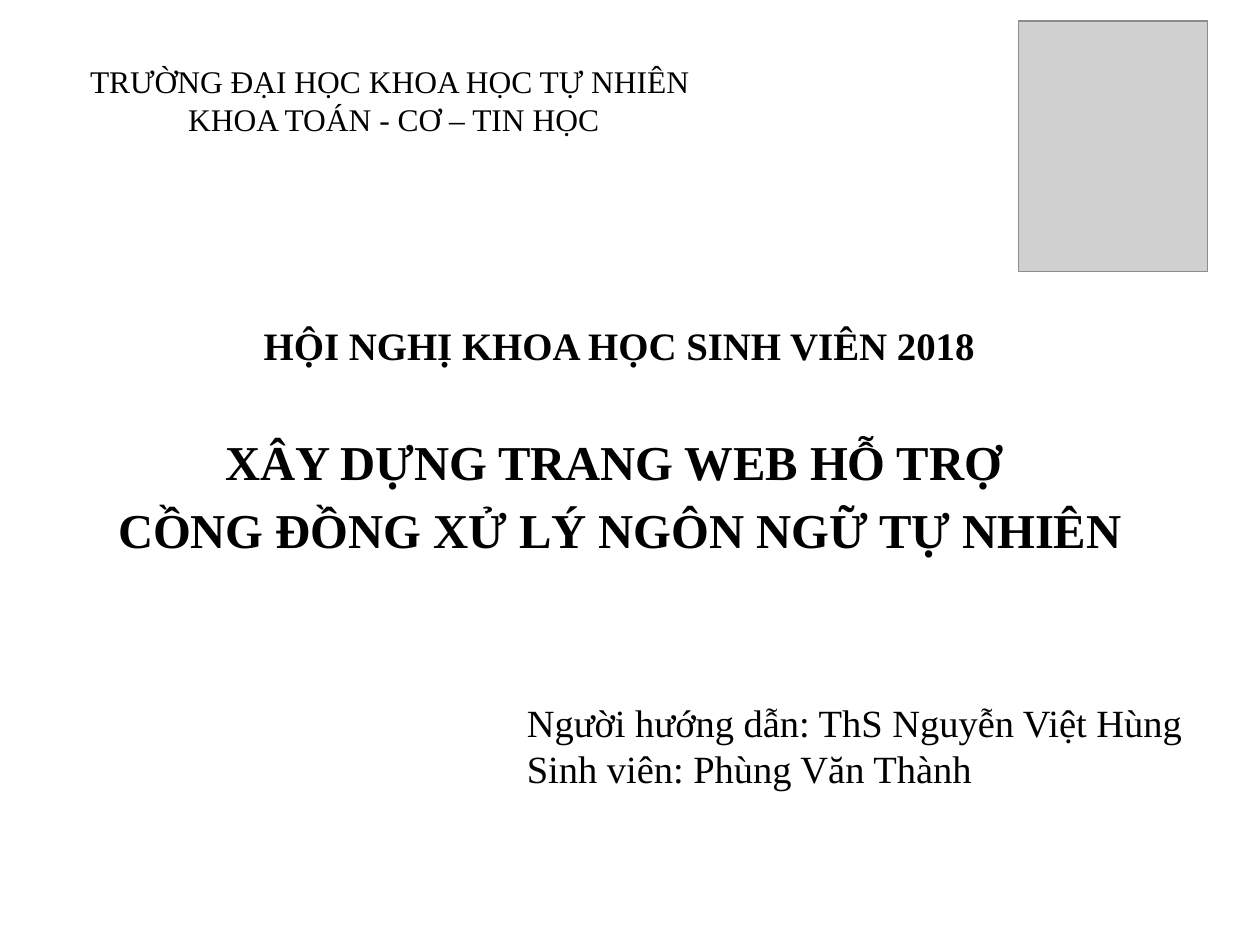
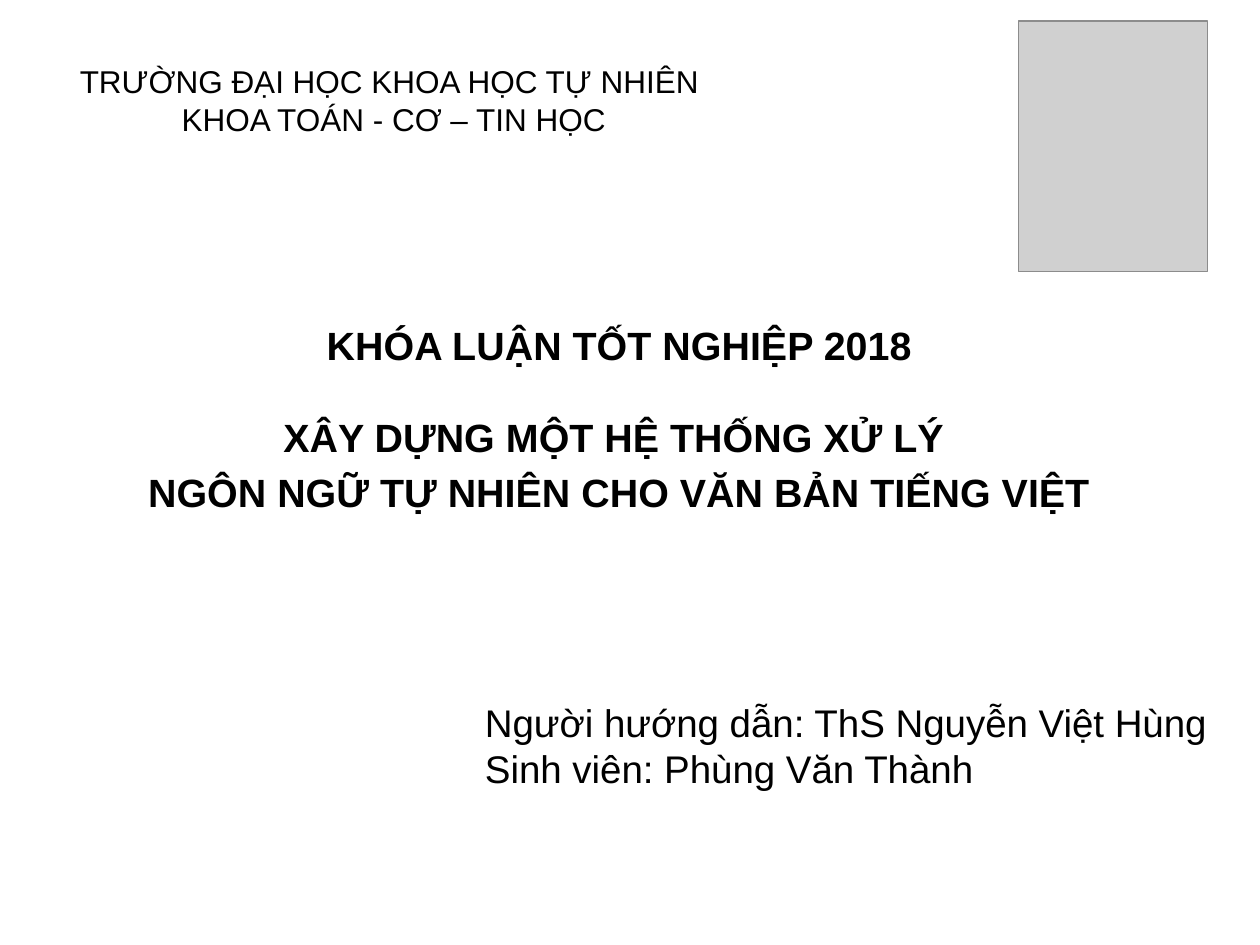
Before and after one commit to PVT961996/Web_VNLP, a slide deck: slide 1 of Khoaluan_doc/Bao_cao_khoa_hoc.pptx. Drawn at 1260x945 pixels with LibreOffice and Linux fonts; fonts in the diff are those of the drawing; grey boxes stand for pictures; background and template pictures are left out. Boxes give left, top, right and bottom in pixels: in the first picture for what was removed or moved away, otherwise in the second. Text is boxed around its words. In the diff, an @@ line names an element or a change of style, - is before the commit and + after.

```diff
--- a/Khoaluan_doc/Bao_cao_khoa_hoc.pptx
+++ b/Khoaluan_doc/Bao_cao_khoa_hoc.pptx
@@ title "TRƯỜNG ĐẠI HỌC KHOA HỌC ..." at <box>80,68,699,136</box>: font Times New Roman to Arial @@
@@ subtitle at <box>148,329,1090,514</box>: text changed; size 27.8 to 22.5 pt; font Times New Roman to Arial @@
-HỘI NGHỊ KHOA HỌC SINH VIÊN 2018
-XÂY DỰNG TRANG WEB HỖ TRỢ
-CỒNG ĐỒNG XỬ LÝ NGÔN NGỮ TỰ NHIÊN
+KHÓA LUẬN TỐT NGHIỆP 2018
+XÂY DỰNG MỘT HỆ THỐNG XỬ LÝ
+NGÔN NGỮ TỰ NHIÊN CHO VĂN BẢN TIẾNG VIỆT
@@ text "Người hướng dẫn: ThS Nguyễn ..." at <box>485,707,1207,791</box>: font Times New Roman to Arial @@
@@ text "Người hướng dẫn: ThS Nguyễn ...": place and size @@
-text "Người hướng dẫn: ThS Nguyễn ..." at <box>527,708,1181,792</box>
+text "Người hướng dẫn: ThS Nguyễn ..." at <box>485,707,1207,791</box>
```
Also in this commit, not shown: 18 other slides changed, 5 slides added, 1 slide removed, 15 other files.
